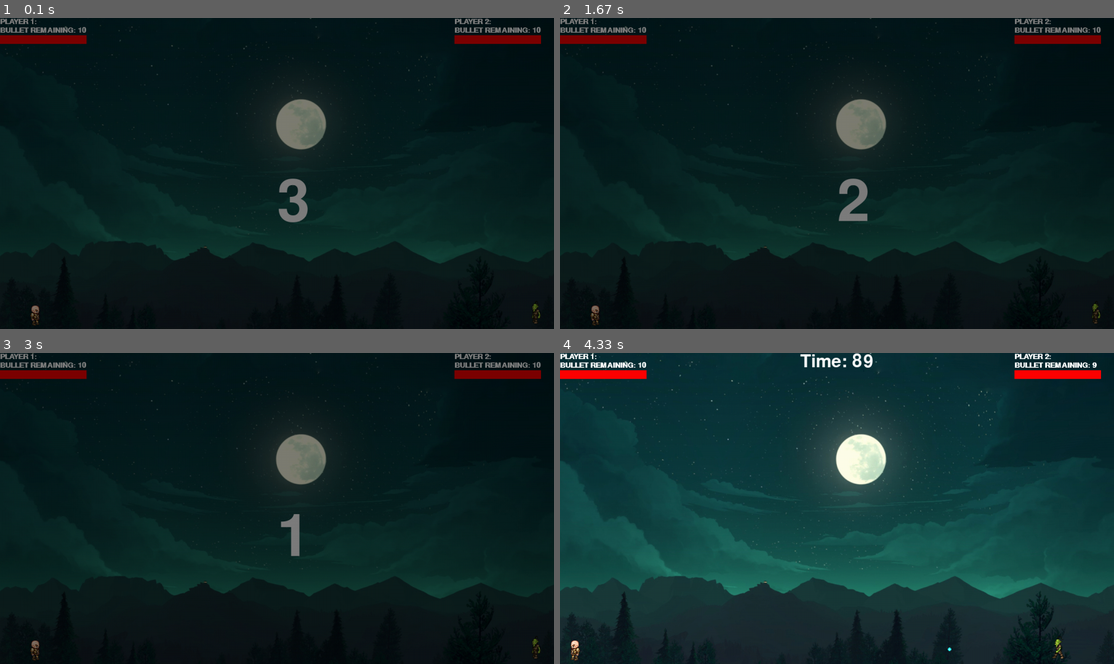
Above: before the commit, frames 1-4 (two rows, left to right).
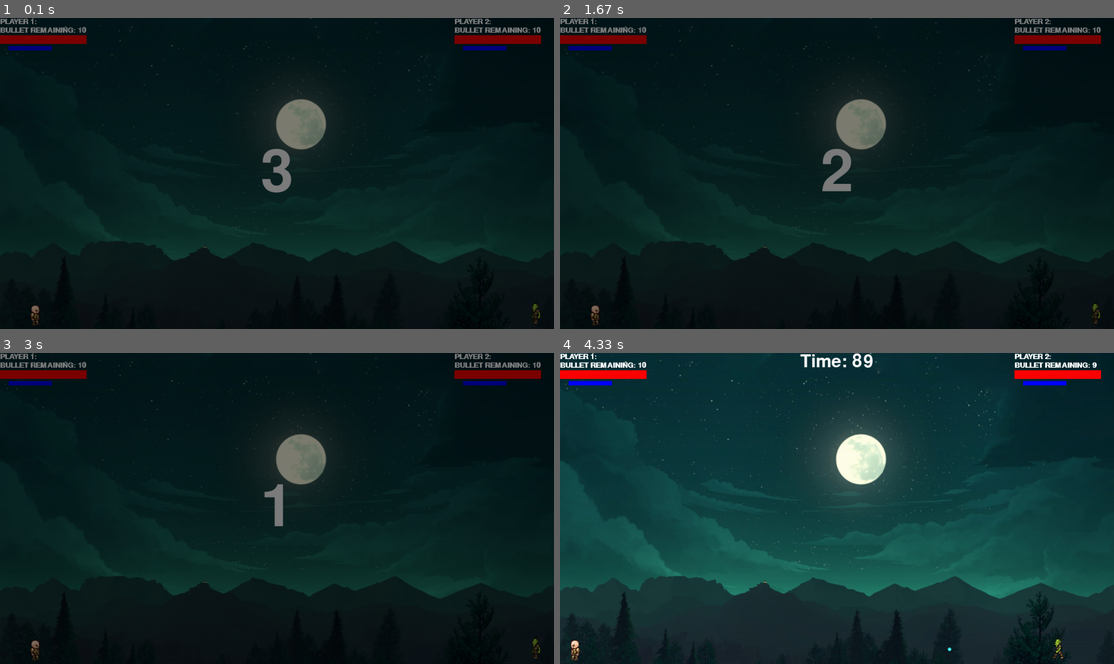
Above: after the commit, the same moments.

Repository: Ace5584/DragonBall-Combat-Game
Game: pygame game, started from Pygame/L1/main.py
The game is run twice, just before and just after one commit, with the same random seed, the same clock (stepped at 60 frames per second) and the same inputs.
Inputs (mouse positions are in pixels of both pictures, inside the frame that each line leads up to):
- Up to frame 1 (0.1 s): no input
- Up to frame 2 (1.67 s): no input
- Up to frame 3 (3 s): no input
- Up to frame 4 (4.33 s): tap Space at 3.57, 3.97, 4.27 s; hold Left from 3.9 s (still down); hold A from 3.9 s (still down); move the mouse to (842, 412) at 3.93 s

The runs differ from the first frame. In frame 1, 0.9% of the frame differs, in the area x 1-92%, y 8-66%; in frame 2, 1.0%; in frame 3, 0.7%; in frame 4, 0.2%.

Commit message:
complete sheild but timer is not up and running yet

Diff:
--- a/Pygame/L1/main.py
+++ b/Pygame/L1/main.py
@@ -44,7 +44,7 @@
             redraw_window.redraw_window(window, p1, p2, screen_x, True, True)
             game_start_timer = int((pygame.time.get_ticks() - start_ticks) / 1000)
             start_countdown = space_font.render(str(original_time - int(game_start_timer)), 1, (255, 255, 255))
-            window.blit(start_countdown, (int(screen_x/2), int(screen_y/2)))
+            window.blit(start_countdown, (int(screen_x/2 - start_countdown.get_width()/2), int(screen_y/2 - start_countdown.get_height()/2)))
             window.blit(dim_screen, (0, 0))
             pygame.display.update()
         else:
@@ -60,9 +60,11 @@
         if p1.is_dead():
             game = False
             loop = True
+
         elif p2.is_dead():
             game = False
             loop = True
+
 
         p1.movement(True, p2, window, screen_x, screen_y)
         p2.movement(False, p1, window, screen_x, screen_y)
--- a/Pygame/L1/player.py
+++ b/Pygame/L1/player.py
@@ -15,6 +15,8 @@
 c2_walkRight = [pygame.image.load('R1E.png'), pygame.image.load('R2E.png'), pygame.image.load('R3E.png'),
                 pygame.image.load('R4E.png'), pygame.image.load('R5E.png'), pygame.image.load('R6E.png'),
                 pygame.image.load('R7E.png'), pygame.image.load('R8E.png')]  # Important character 2 walking right png
+blue_defend = pygame.image.load('blue_g.png')
+red_defend = pygame.image.load('red_g.png')
 
 pygame.init()
 shoot_sound = pygame.mixer.Sound('laser_shoot.wav')
@@ -31,6 +33,7 @@
 class Player():
     def __init__(self, x, y, width, height, left, text_location, player_name):
         self.health = 200
+        self.shield = 100
         self.x = x  # Player coordination x
         self.y = y  # Player coordination y
         self.default_x = x  # Original Player coordination x
@@ -71,19 +74,41 @@
         self.bottom_health_bar = None
         self.die = False
         self.time_remaining = 90
+        self.temp2 = list(self.bullet_count_text_location)  # temporary list for health bar text location
+        self.temp2[1] += 45  # changing location of the bullet remaining text
+        self.temp2[0] += 20
+        self.temp2.append(self.shield)
+        self.temp2.append(10)
+        self.shield_bar = tuple(self.temp2)
+        self.bottom_shield_bar = tuple(self.temp2)
+        self.defend = False
+        self.start_ticks = pygame.time.get_ticks()
+        self.seconds = self.start_ticks / 1000
+        self.reset_time = True
+        self.temp_time = 0
 
     def draw(self, win, character):
+        if self.defend:
+            self.vol = 3
+        else:
+            self.vol = 6
         if character == 1:
             if self.walking:
                 if self.walk_count + 1 >= len(walkLeft):
                     self.walk_count = 0
                 elif self.left:
+                    if self.defend and self.temp2[2] != 0:
+                        win.blit(red_defend, (int(self.x), int(self.y)))
                     win.blit(walkLeft[int(round(self.walk_count // 3))], (int(self.x), int(self.y)))
                     self.walk_count += 1
                 elif self.right:
+                    if self.defend:
+                        win.blit(red_defend, (int(self.x), int(self.y)))
                     win.blit(walkRight[int(round(self.walk_count // 3))], (int(self.x), int(self.y)))
                     self.walk_count += 1
             else:
+                if self.defend and self.temp2[2] != 0:
+                    win.blit(red_defend, (int(self.x), int(self.y)))
                 if self.left:
                     win.blit(walkLeft[0], (int(self.x), int(self.y)))
                 else:
@@ -92,6 +117,8 @@
             # pygame.draw.rect(window, (255, 0, 0), self.hit_box, 2)
         if character == 2:
             if self.walking:
+                if self.defend and self.temp2[2] != 0:
+                    win.blit(blue_defend, (int(self.x), int(self.y)))
                 if self.walk_count + 1 >= len(c2_walkLeft):
                     self.walk_count = 0
                 elif self.left:
@@ -101,6 +128,8 @@
                     win.blit(c2_walkRight[round(self.walk_count // 3)], (int(self.x), int(self.y)))
                     self.walk_count += 1
             else:
+                if self.defend and self.temp2[2] != 0:
+                    win.blit(blue_defend, (int(self.x), int(self.y)))
                 if self.left:
                     win.blit(c2_walkLeft[0], (int(self.x), int(self.y)))
                 else:
@@ -122,32 +151,65 @@
                 win.blit(c2_walkRight[0], (int(self.x), int(self.y)))
 
     def movement(self, wasd, enemy, win, screen_x, screen_y):
-
         if self.bullet_delay >= 0:
             self.bullet_delay += 1
         if self.bullet_delay > 3:
             self.bullet_delay = 0
+        if self.temp2[2] == 0:
+            if self.reset_time:
+                self.temp_time = self.seconds
+            else:
+                self.reset_time = False
+                if int(self.seconds) == int(self.temp_time+3):
+                    self.temp2 = self.defend
+            print(self.temp_time)
+        else:
+            self.reset_time = True
+
 
         for bullet in self.bullets:
             if bullet.y + bullet.bullet_radius > enemy.hit_box[1] and bullet.y - bullet.bullet_radius < enemy.hit_box[
                 1] + enemy.hit_box[3]:
                 if bullet.x + bullet.bullet_radius > enemy.hit_box[0] and bullet.x - bullet.bullet_radius < \
                         enemy.hit_box[0] + enemy.hit_box[2]:
-                    hit.play()
-                    if enemy.temp1[2] > 0:
-                        if enemy.temp1[2] - self.bullet_damage > 0:
-                            enemy.temp1[2] = enemy.temp1[2] - self.bullet_damage
+                    if not enemy.defend:
+                        hit.play()
+                        if enemy.temp1[2] > 0:
+                            if enemy.temp1[2] - self.bullet_damage > 0:
+                                enemy.temp1[2] = enemy.temp1[2] - self.bullet_damage
+                            else:
+                                enemy.temp1[2] = 0
+
+                            enemy.health_bar_location = tuple(enemy.temp1)
+                            pygame.draw.rect(win, (255, 0, 0), self.health_bar_location)
+                            self.bullets.pop(self.bullets.index(bullet))
+                            self.health -= 30
+                            self.die = False
+                            continue
                         else:
-                            enemy.temp1[2] = 0
-
-                        enemy.health_bar_location = tuple(enemy.temp1)
-                        pygame.draw.rect(win, (255, 0, 0), self.health_bar_location)
+                            self.die = True
+                    else:
                         self.bullets.pop(self.bullets.index(bullet))
-                        self.health -= 30
-                        self.die = False
-                        continue
-                    else:
-                        self.die = True
+                        if enemy.temp2[2] != 0:
+                            enemy.temp2[2] -= enemy.shield
+                            enemy.shield_bar = tuple(enemy.temp2)
+                            pygame.draw.rect(win, (0, 0, 255), enemy.shield_bar)
+                        else:
+                            hit.play()
+                            if enemy.temp1[2] > 0:
+                                if enemy.temp1[2] - self.bullet_damage > 0:
+                                    enemy.temp1[2] = enemy.temp1[2] - self.bullet_damage
+                                else:
+                                    enemy.temp1[2] = 0
+
+                                enemy.health_bar_location = tuple(enemy.temp1)
+                                pygame.draw.rect(win, (255, 0, 0), self.health_bar_location)
+                                self.health -= 30
+                                self.die = False
+                                continue
+                            else:
+                                self.die = True
+
             if 0 < bullet.x < screen_x:
                 bullet.x += bullet.vol
             else:
@@ -159,12 +221,14 @@
             key_right = keys[pygame.K_d]
             key_up = keys[pygame.K_w]
             key_down = keys[pygame.K_s]
+            key_defend = keys[pygame.K_e]
         else:
             key_shoot = keys[pygame.K_SPACE]
             key_left = keys[pygame.K_LEFT]
             key_right = keys[pygame.K_RIGHT]
             key_up = keys[pygame.K_UP]
             key_down = keys[pygame.K_DOWN]
+            key_defend = keys[pygame.K_m]
         if self.bullet_delay == 0:
             if key_shoot:
                 if self.bullet_count > 0:
@@ -212,6 +276,10 @@
                 else:
                     self.jump = False
                     self.jump_count = 10
+        if key_defend:
+            self.defend = True
+        else:
+            self.defend = False
 
     def is_dead(self):
         return self.die
--- a/Pygame/L1/redraw_window.py
+++ b/Pygame/L1/redraw_window.py
@@ -8,6 +8,8 @@
 font = pygame.font.SysFont('comicsans', 60)
 
 start_ticks = None
+
+prev_time = 0
 
 
 def redraw_window(window, player1, player2, screen_x, pause=False, start_screen=False):
@@ -25,15 +27,18 @@
     pygame.draw.rect(window, (255, 255, 255), player2.bottom_health_bar_location)
     pygame.draw.rect(window, (255, 0, 0), player1.health_bar_location)
     pygame.draw.rect(window, (255, 0, 0), player2.health_bar_location)
+    pygame.draw.rect(window, (255, 255, 255), player1.bottom_shield_bar)
+    pygame.draw.rect(window, (255, 255, 255), player2.bottom_shield_bar)
+    pygame.draw.rect(window, (0, 0, 255), player1.shield_bar)
+    pygame.draw.rect(window, (0, 0, 255), player2.shield_bar)
+
     if not pause:
         global start_ticks
-        if start_ticks is None:
-            start_ticks = pygame.time.get_ticks()
-        else:
-            None
-        seconds = (pygame.time.get_ticks() - start_ticks) / 1000
+        start_ticks = pygame.time.get_ticks()
+        seconds = start_ticks / 1000
+        #print(seconds)
         seconds = int(seconds)
-        text = font.render(f'Time: {count_down_time-seconds}', 1, (255, 255, 255))
+        text = font.render(f'Time: {count_down_time-seconds+3}', 1, (255, 255, 255))
         window.blit(text, (screen_x / 2 - text.get_width() / 2, 0))
         player1.draw(window, 1)
         player2.draw(window, 2)
Binary file added: Pygame/L1/blue_g.png
Binary file added: Pygame/L1/red_g.png
